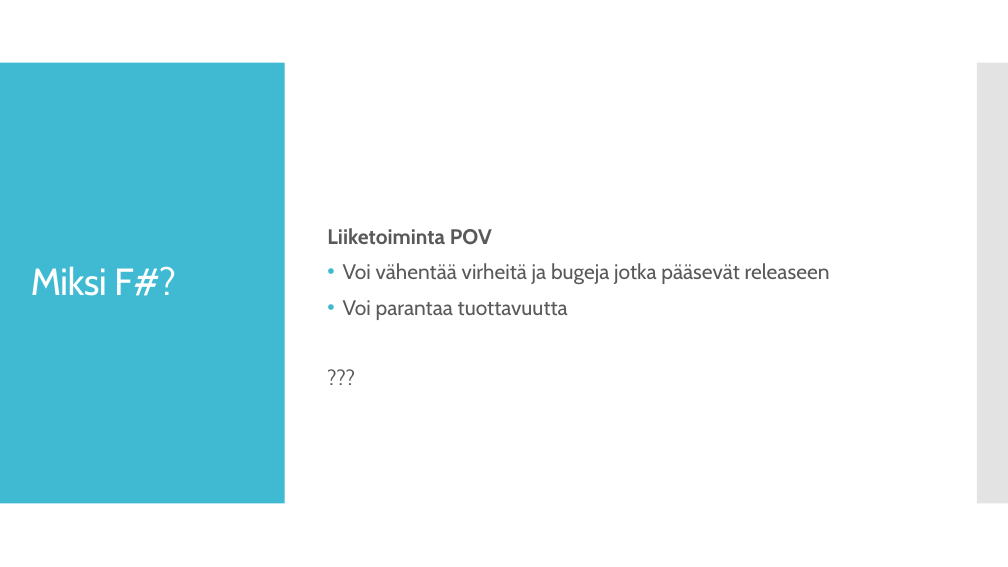
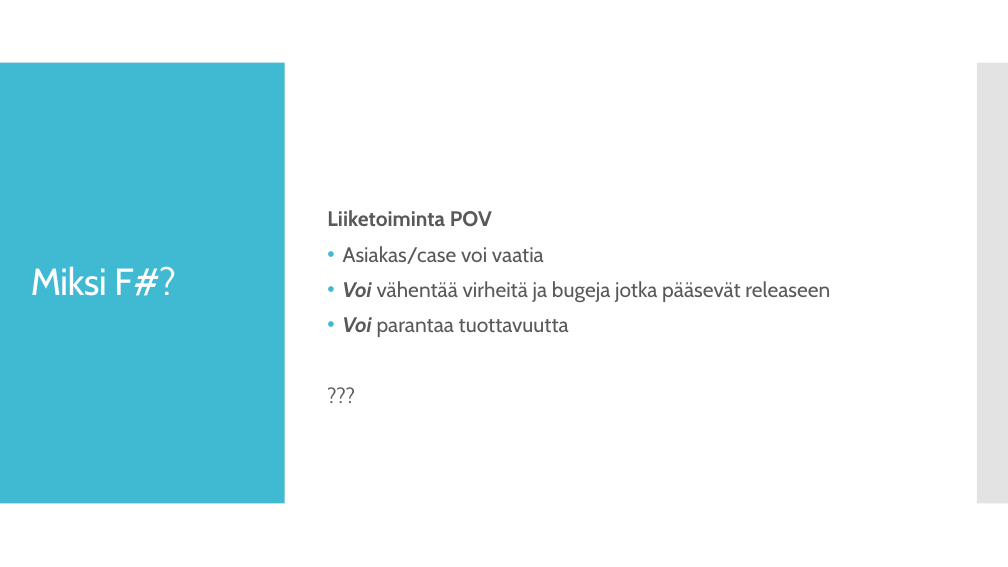
Before and after one commit to supertopi/FSharpRep, a slide deck: slide 6 of F.pptx (slide 7 before the commit). Drawn at 1008x567 pixels with LibreOffice and Linux fonts; fonts in the diff are those of the drawing. Boxes give left, top, right and bottom in pixels: in the first picture for what was removed or moved away, otherwise in the second. Text is boxed around its words. In the diff, an @@ line names an element or a change of style, - is before the commit and + after.

```diff
--- a/F.pptx
+++ b/F.pptx
@@ text at [343, 246, 544, 264]: paragraph added @@
+• Asiakas/case voi vaatia
@@ text at [343, 281, 830, 337]: bold on, italic on in "Voi", "Voi" @@
```
Also in this commit, not shown: 4 other files.
